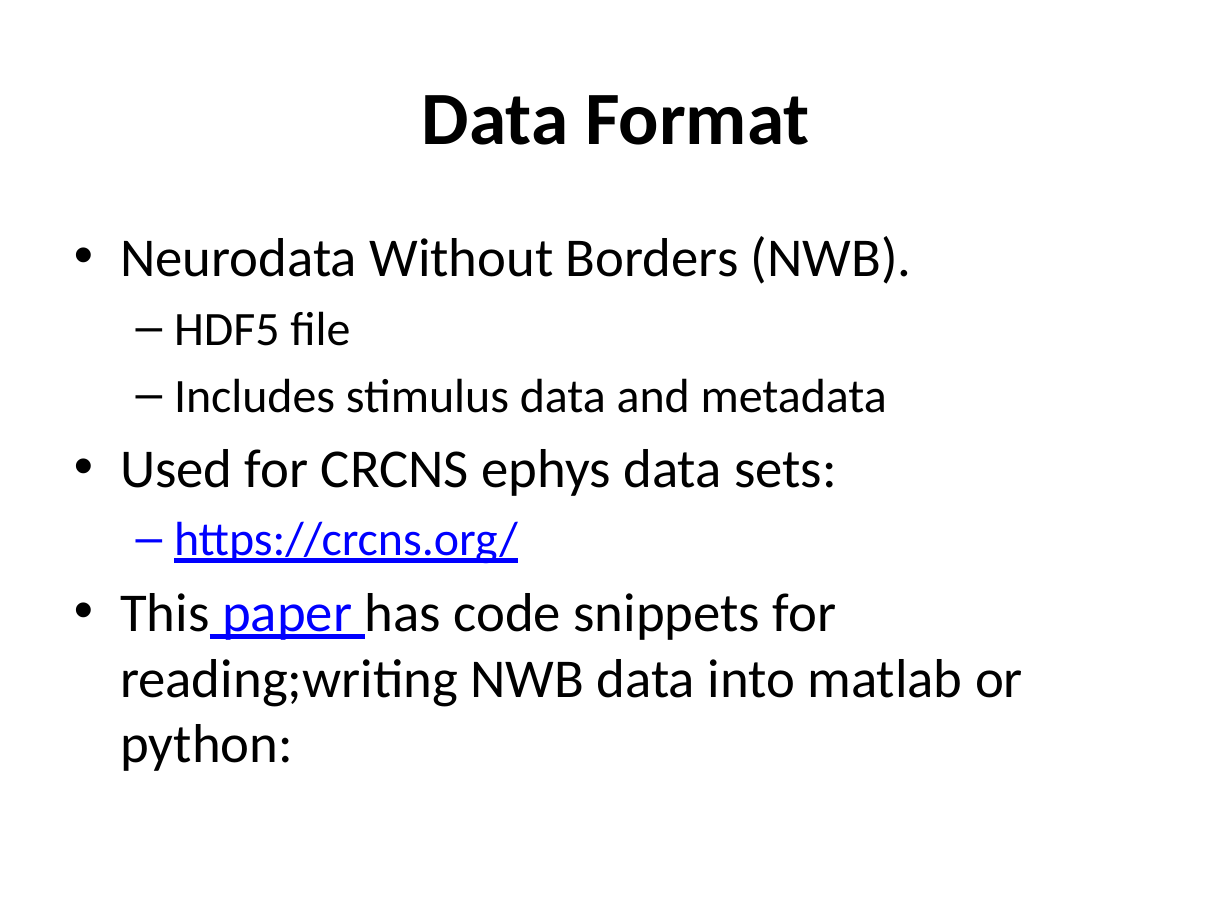
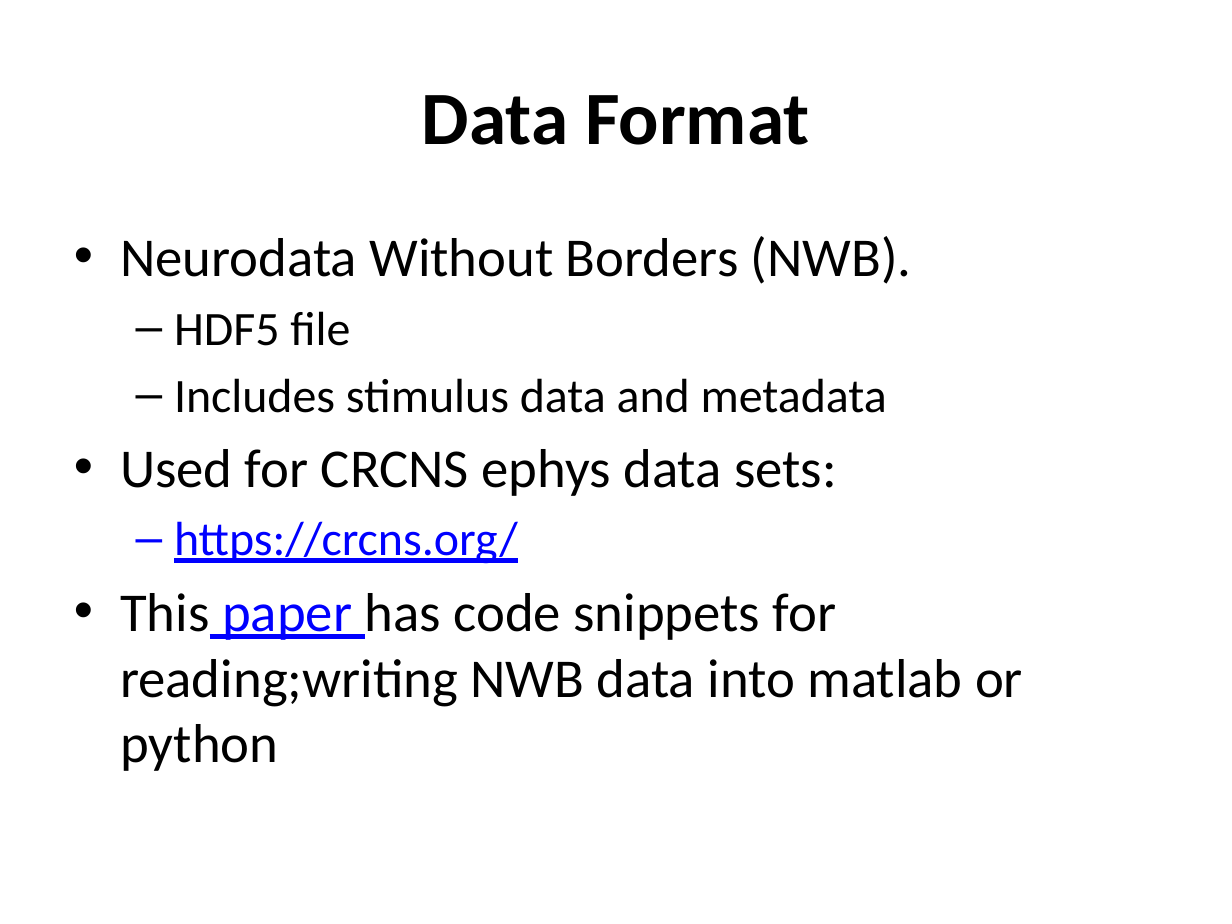
Before and after one commit to geffenlab/CNI-JC, a slide deck: slide 17 of Allen_Brain_Observatory_Dataset.pptx. Drawn at 1232x924 pixels with LibreOffice and Linux fonts; fonts in the diff are those of the drawing. Boxes give left, top, right and bottom in pixels: in the first picture for what was removed or moved away, otherwise in the second. Text is boxed around its words. In the diff, an @@ line names an element or a change of style, - is before the commit and + after.

```diff
--- a/Allen_Brain_Observatory_Dataset.pptx
+++ b/Allen_Brain_Observatory_Dataset.pptx
@@ text at box(120, 593, 1023, 771): text changed @@
-• This paper has code snippets for reading;writing NWB data into matlab or python:
+• This paper has code snippets for reading;writing NWB data into matlab or python
```
Also in this commit, not shown: 4 other slides changed.
